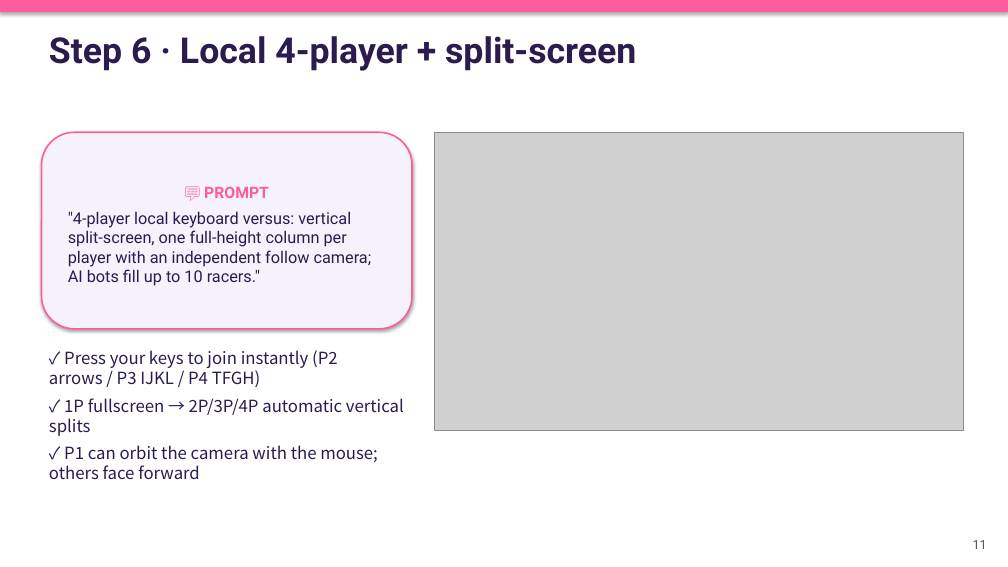
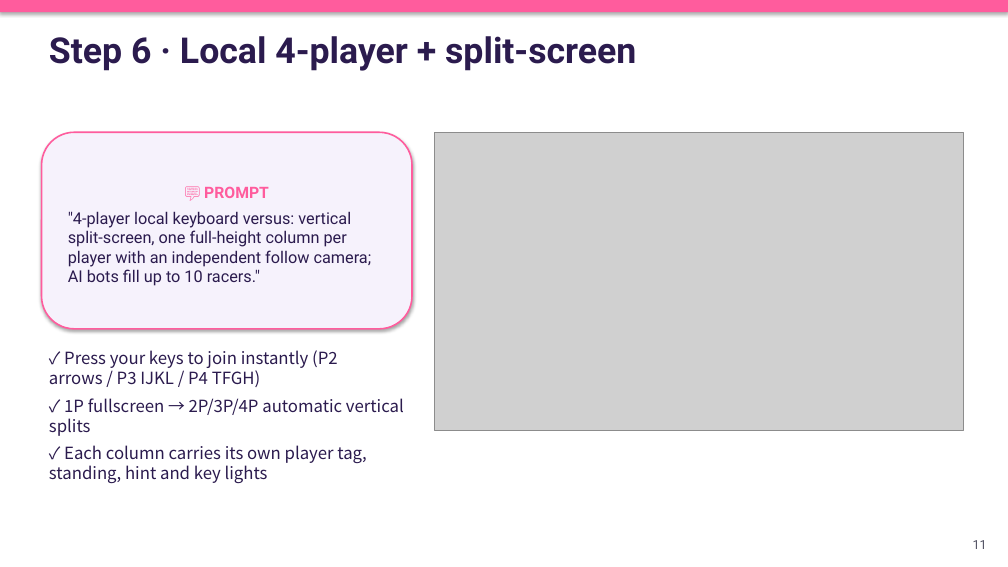
Before and after one commit to chengkaho98-svg/Mini3Dgame, a slide deck: slide 11 of AI_Game_Development_Playbook_EN.pptx. Drawn at 1008x567 pixels with LibreOffice and Linux fonts; fonts in the diff are those of the drawing; grey boxes stand for pictures. Boxes give left, top, right and bottom in pixels: in the first picture for what was removed or moved away, otherwise in the second. Text is boxed around its words. In the diff, an @@ line names an element or a change of style, - is before the commit and + after.

```diff
--- a/AI_Game_Development_Playbook_EN.pptx
+++ b/AI_Game_Development_Playbook_EN.pptx
@@ text at [49,445,366,483]: text changed @@
-✓ P1 can orbit the camera with the mouse; others face forward
+✓ Each column carries its own player tag, standing, hint and key lights
```
Also in this commit, not shown: 14 other slides changed, 18 other files.
